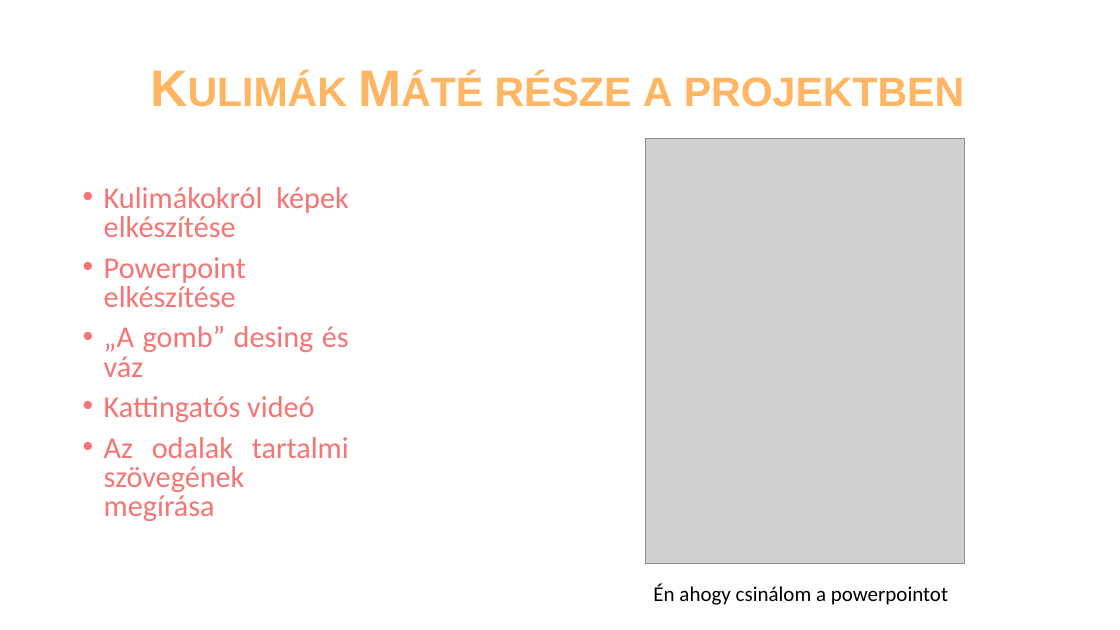
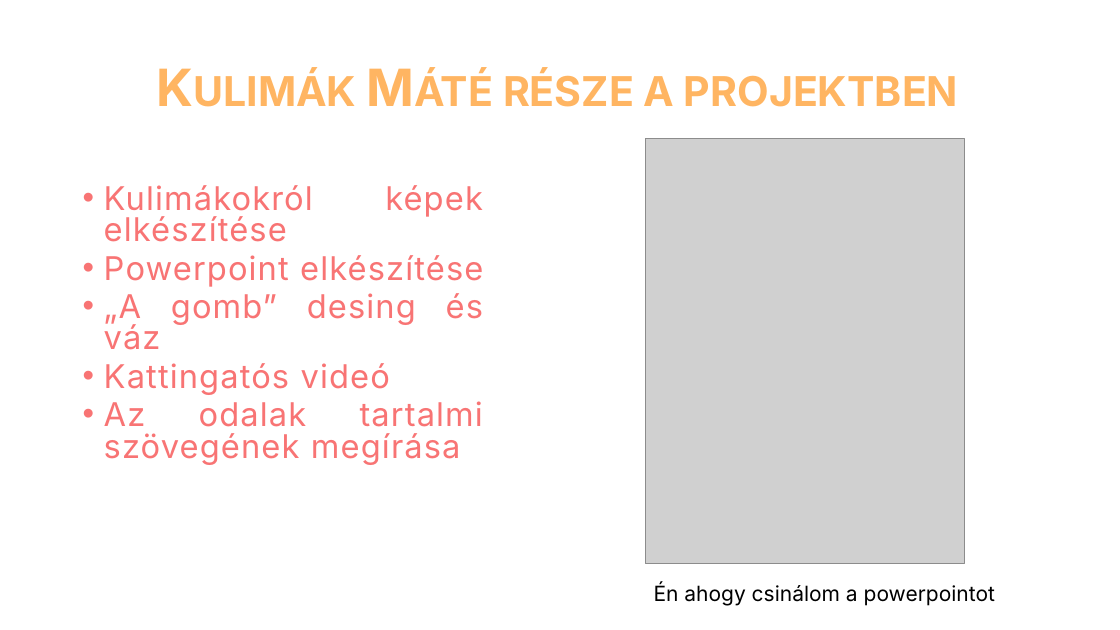
Before and after one commit to dzsofri/kulimuli.com, a slide deck: slide 16 of ikt projektfeladat.pptx. Drawn at 1120x630 pixels with LibreOffice and Linux fonts; fonts in the diff are those of the drawing; grey boxes stand for pictures. Boxes give left, top, right and bottom in pixels: in the first picture for what was removed or moved away, otherwise in the second. Text is boxed around its words. In the diff, an @@ line names an element or a change of style, - is before the commit and + after.

Commit message:
Kulimák képek készítése, powerpoint véglegesítése

```diff
--- a/ikt projektfeladat.pptx
+++ b/ikt projektfeladat.pptx
@@ title "Kulimák Máté része a projektben" at (x1=503, y1=72, x2=958, y2=107): font Arial to Inter @@
@@ text "Kulimákokról képek elkészítése" at (x1=104, y1=185, x2=483, y2=465): size 25.9 to 28 pt, font Calibri to Inter, letter spacing 0 to 1 pt; less space between paragraphs @@
@@ text "Én ahogy csinálom a powerpointot" at (x1=654, y1=583, x2=995, y2=606): font Calibri to Inter @@
```
Also in this commit, not shown: 17 other slides changed, 13 other files.
